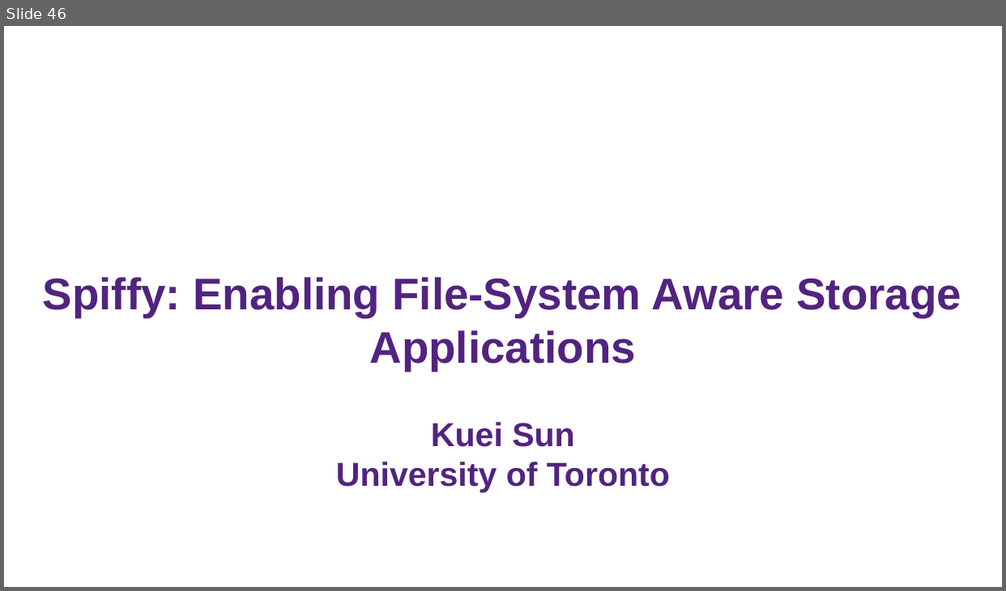
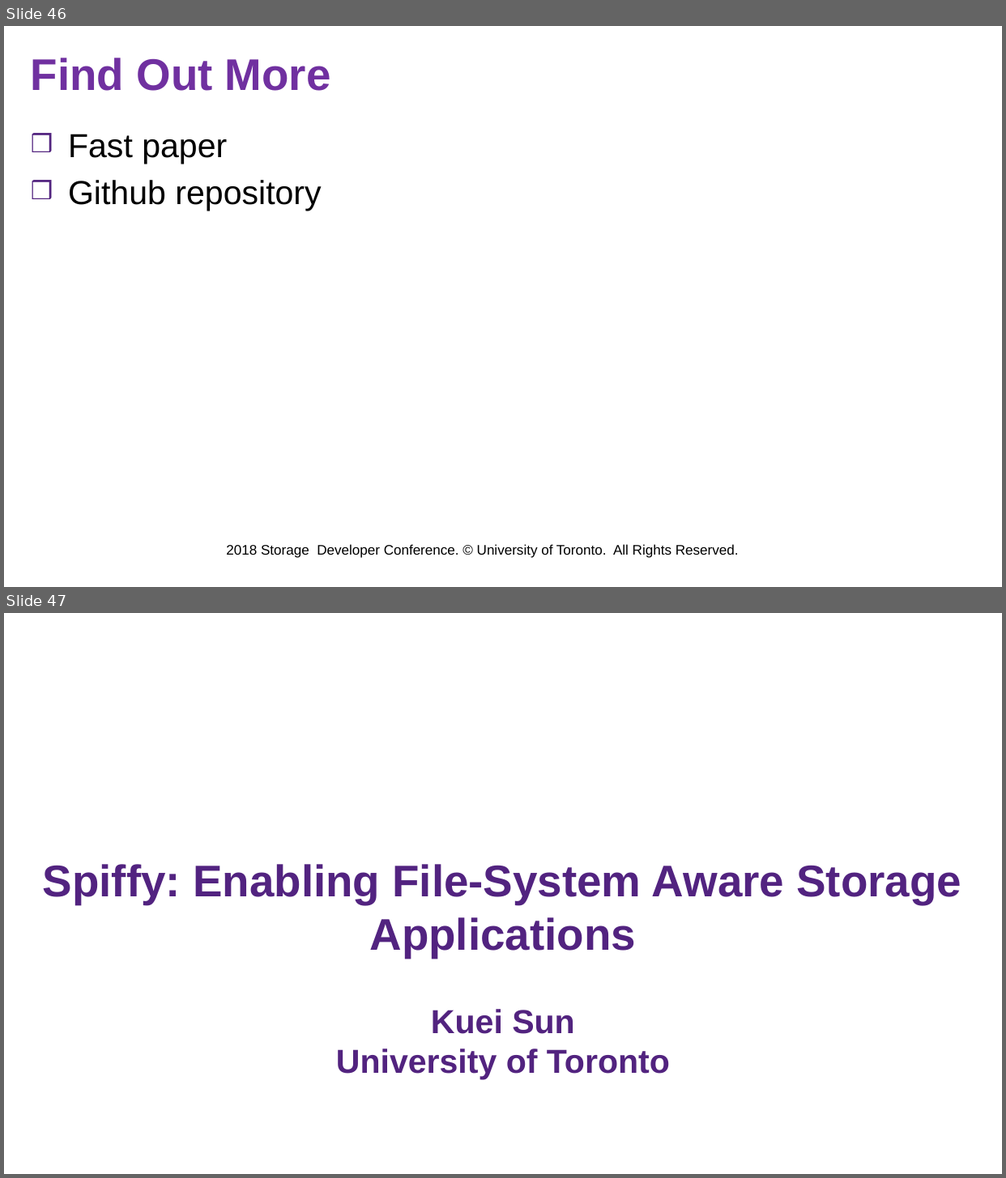
Before and after one commit to jacksun007/spiffy-paper, a slide deck: talk/sdc18_spiffy.pptx. Shown one above the other, each under a label of ours: slide 46 before the commit, slides 46 and 47 after it. The pictures are 1006x591 and 1006x1178 pixels, drawn with LibreOffice and Linux fonts; fonts in the diff are those of the drawing; background and template pictures are left out. Boxes give left, top, right and bottom in pixels: in the first picture for what was removed or moved away, otherwise in the second. Text is boxed around its words. In the diff, an @@ line names an element or a change of style, - is before the commit and + after.

```diff
--- a/talk/sdc18_spiffy.pptx
+++ b/talk/sdc18_spiffy.pptx
@@ slide 46 added at (4, 26, 1002, 587), background #FFFFFF; not listed: 1 template element that a slide beside it also shows @@
@@ title added at (31, 58, 331, 91), 32 pt, text #7030A0, bold @@
+Find Out More
@@ text added at (68, 134, 321, 211), 24 pt, text #000000 @@
+❒ Fast paper
+❒ Github repository
@@ text added at (226, 544, 739, 558), 10 pt, text #000000 @@
+2018 Storage Developer Conference. © University of Toronto. All Rights Reserved.
@@ what was slide 46 is now slide 47 @@
```
Also in this commit, not shown: 2 slides changed, 1 other file.
